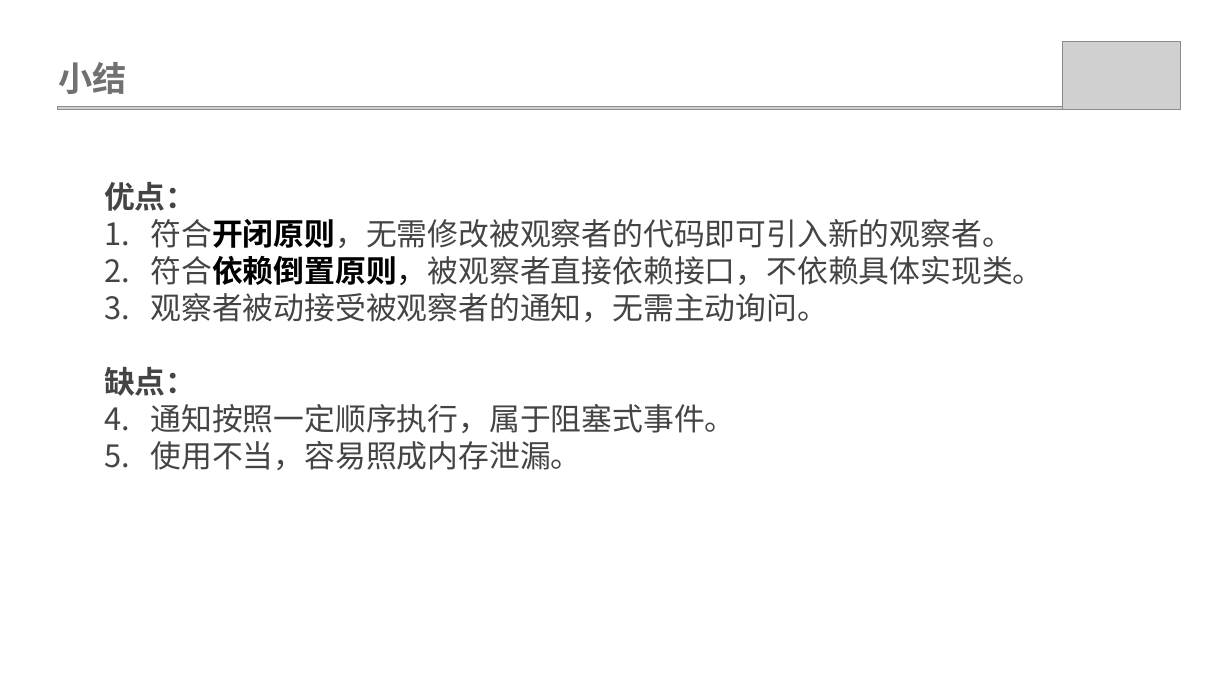
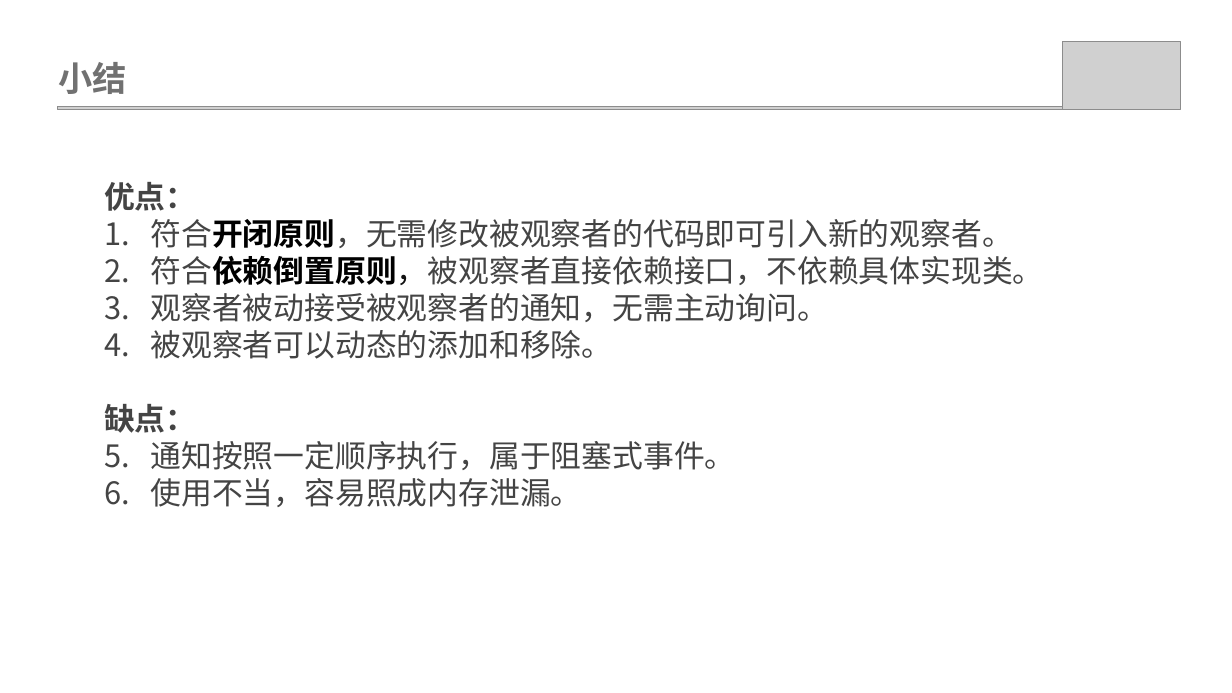
Before and after one commit to weiwangqiang/SharePPT, a slide deck: slide 9 of ObservableMode/观查者模式.pptx. Drawn at 1232x693 pixels with LibreOffice and Linux fonts; fonts in the diff are those of the drawing; grey boxes stand for pictures. Boxes give left, top, right and bottom in pixels: in the first picture for what was removed or moved away, otherwise in the second. Text is boxed around its words. In the diff, an @@ line names an element or a change of style, - is before the commit and + after.

```diff
--- a/ObservableMode/观查者模式.pptx
+++ b/ObservableMode/观查者模式.pptx
@@ text at <box>150,330,612,359</box>: paragraph added @@
+4. 被观察者可以动态的添加和移除。
```
Also in this commit, not shown: 1 other slide changed.
